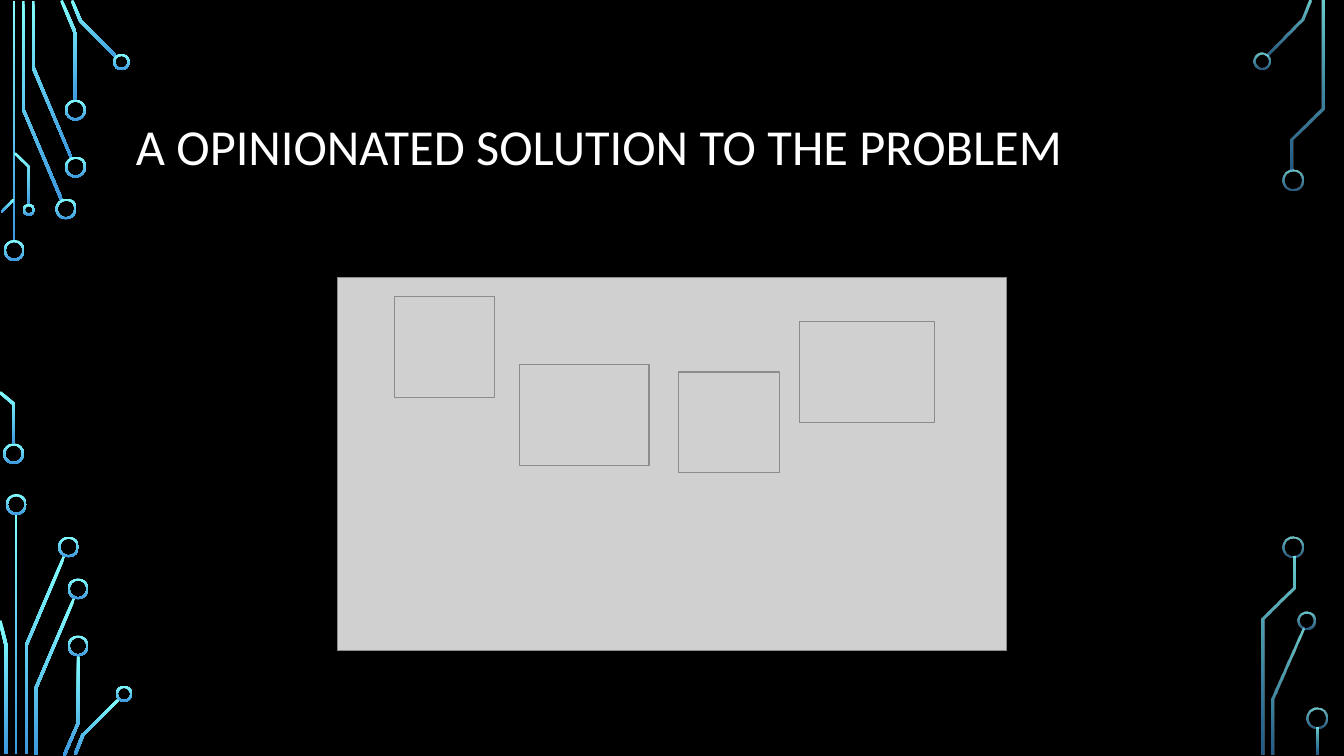
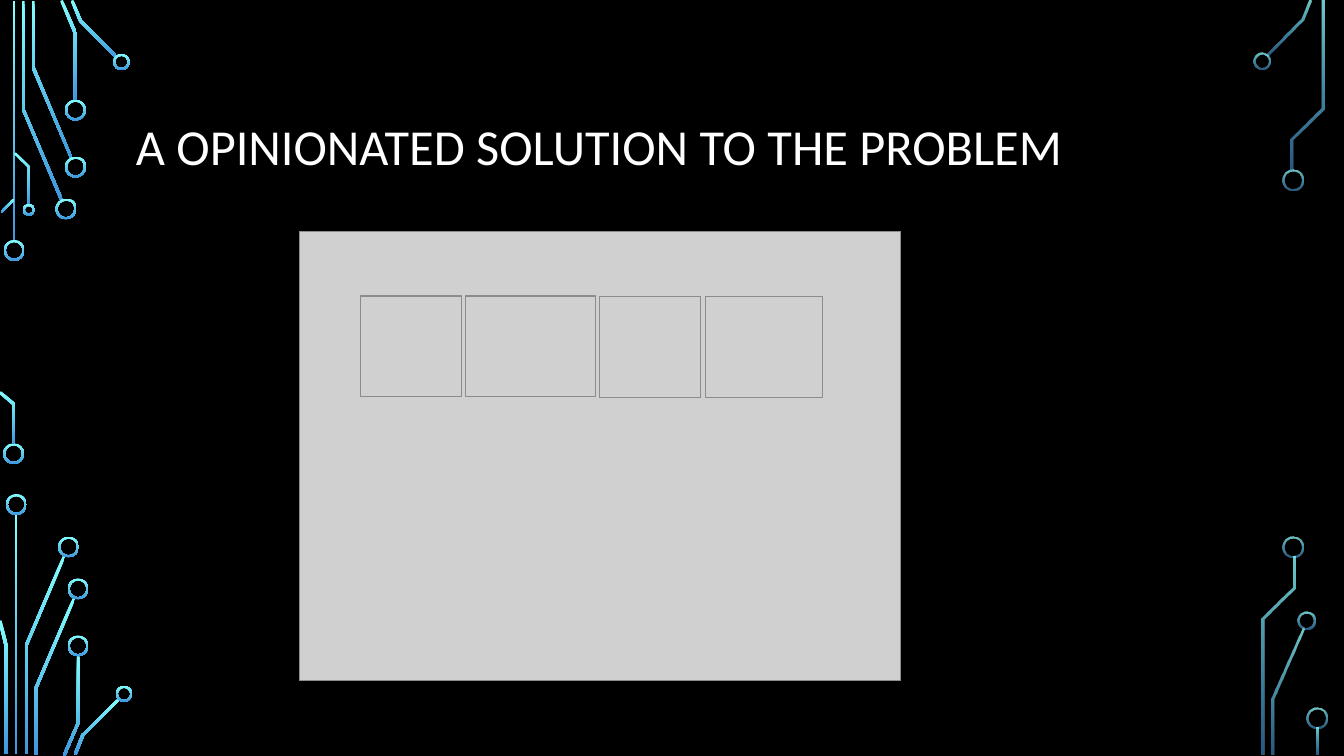
Before and after one commit to isaacrlevin/levin-talks, a slide deck: slide 4 of Clis/The Four CLIs of The Apocalypse.pptx. Drawn at 1344x756 pixels with LibreOffice and Linux fonts; fonts in the diff are those of the drawing; grey boxes stand for pictures; background and template pictures are left out. Boxes give left, top, right and bottom in pixels: in the first picture for what was removed or moved away, otherwise in the second. Text is boxed around its words. In the diff, an @@ line names an element or a change of style, - is before the commit and + after.

```diff
--- a/Clis/The Four CLIs of The Apocalypse.pptx
+++ b/Clis/The Four CLIs of The Apocalypse.pptx
@@ picture: place and size @@
-picture at [338,277,1007,650]
+picture at [299,231,901,681]
@@ picture: place and size @@
-picture at [394,296,495,397]
+picture at [360,296,461,397]
@@ picture: place and size @@
-picture at [520,365,649,466]
+picture at [466,296,595,397]
@@ picture: place and size @@
-picture at [679,372,779,473]
+picture at [600,297,701,398]
@@ picture: place and size @@
-picture at [801,322,936,422]
+picture at [706,297,823,398]
```
Also in this commit, not shown: 1 other slide changed, 1 other file.
